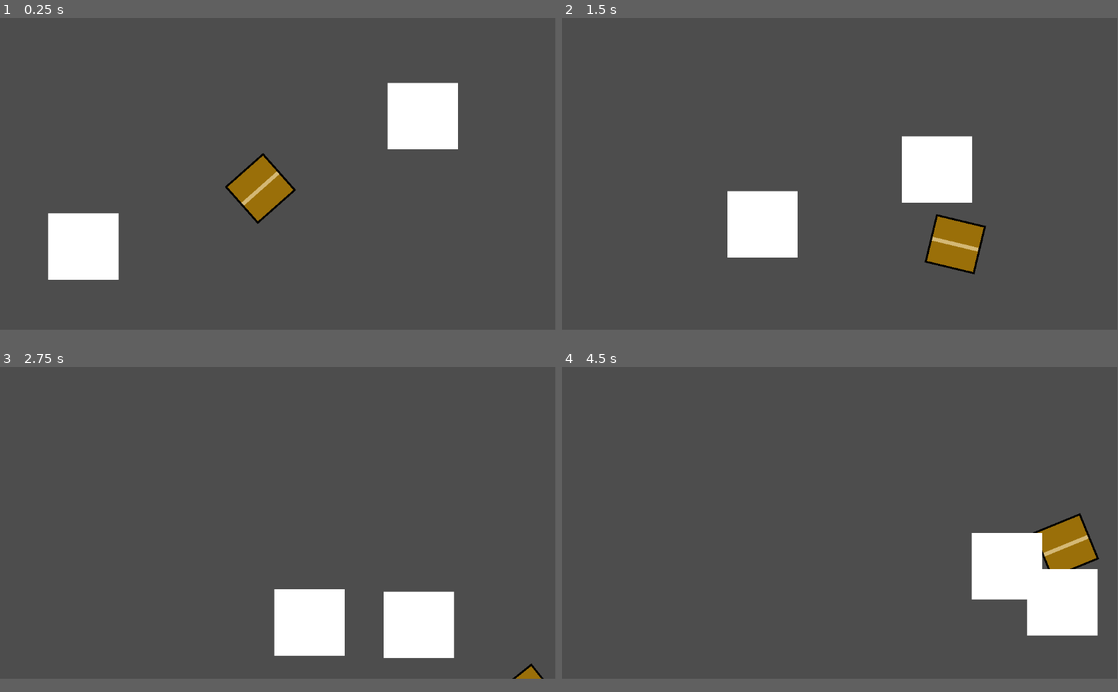
Above: before the commit, frames 1-4 (two rows, left to right).
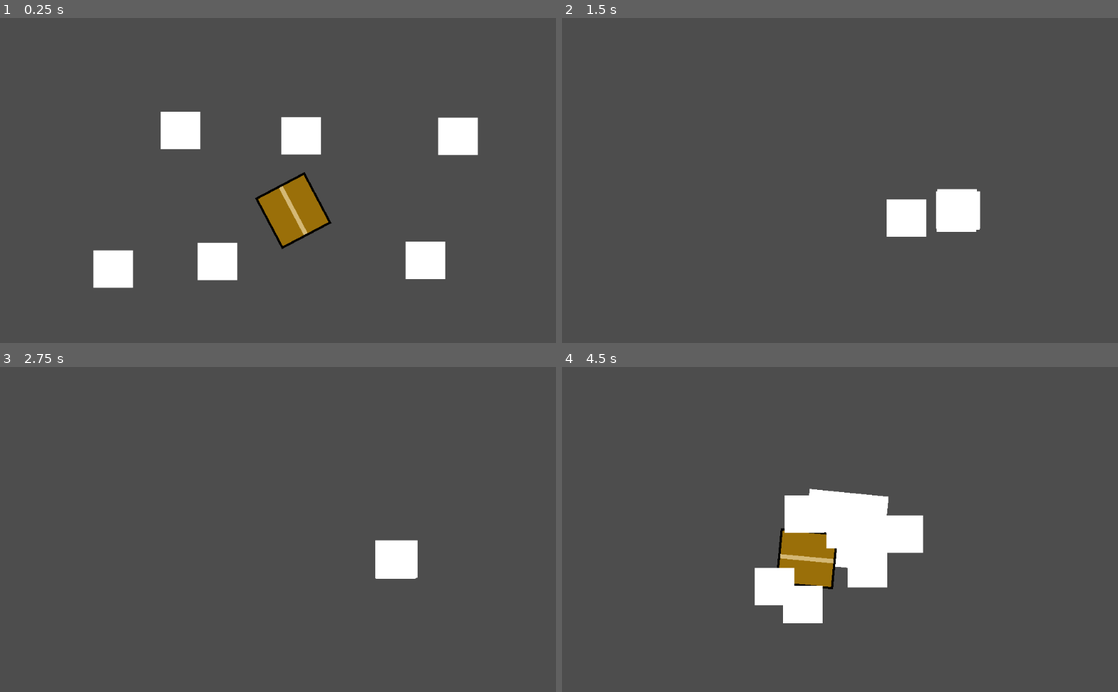
Above: after the commit, the same moments.

Repository: QuinnLeavitt/CSC-303-Final-Project
Game: Godot game, scene res://level/game.tscn
The game is run twice, just before and just after one commit, with the same random seed, the same clock (stepped at 60 frames per second) and the same inputs.
Inputs (mouse positions are in pixels of both pictures, inside the frame that each line leads up to):
- Up to frame 1 (0.25 s): no input
- Up to frame 2 (1.5 s): move the mouse to (962, 157) at 0.52 s; press the mouse at (962, 157) at 0.53 s; hold D (move_right) 0.53-1.28 s; move the mouse to (728, 190) at 1.27 s; release the mouse at (728, 190) at 1.28 s; hold S (move_backward) from 1.28 s (still down); click (728, 190) at 1.35 s
- Up to frame 3 (2.75 s): move the mouse to (333, 454) at 2.02 s; release S (move_backward) at 2.03 s; press the mouse at (333, 454) at 2.03 s; hold D (move_right) from 2.03 s (still down)
- Up to frame 4 (4.5 s): move the mouse to (812, 584) at 2.77 s; release D (move_right) at 2.78 s; release the mouse at (812, 584) at 2.78 s; hold W (move_forward) 2.78-3.5 s; click (812, 584) at 2.85 s; click (834, 529) at 3.5 s, where only the run after the commit has a clickable "RESTART"; move the mouse to (1006, 568) at 4.27 s; press the mouse at (1006, 568) at 4.28 s; hold A (move_left) from 4.28 s (still down)
In our replay, the window is 799x449 before the commit and 800x468 after it. These sizes can differ from the game's own. Grey fills any space a smaller window leaves; there, only what the larger window draws over its background counts as a difference.

The runs differ from the first frame. In frame 1, 11% of the frame differs, in the area x 8-86%, y 19-84%; in frame 2, 7.6%; in frame 3, 6.3%; in frame 4, 14%, in the area x 34-97%, y 37-83%.

Commit message:
add-enemy-and-player-death

Diff:
--- a/enemies/minions/basic_enemy.gd
+++ b/enemies/minions/basic_enemy.gd
@@ -1,10 +1,46 @@
-extends CharacterBody2D
+class_name Enemy extends CharacterBody2D
 
-@export var movement_speed = 200.0
+@export var movement_speed = 350.0
+@export var health = 20
 
 @onready var player = get_tree().get_first_node_in_group('player')
+@onready var sprite = $Sprite2D
+@onready var cshape = $CollisionShape2D
+@onready var hitbox = $HitBox
+var is_alive = true
+var is_player_hit = false
 
 func _physics_process(_delta):
 	var direction = global_position.direction_to(player.global_position)
 	velocity = direction*movement_speed
 	move_and_slide()
+
+func take_damage():
+	print('take damage')
+	if health >= 0:
+		health -= 20
+	else:
+		die()
+
+func die():
+	if (is_alive==true):
+		player.heal(20)
+		print("ded")
+		queue_free()
+
+
+
+func _on_hit_box_body_entered(body):
+	if body is Player:
+		is_player_hit = true
+		while(is_player_hit and player.is_alive):
+			await get_tree().create_timer(.2).timeout
+			print('hitting player')
+			var playerBody = body
+			playerBody.take_damage()
+
+
+func _on_hit_box_body_exited(body):
+	if body is Player:
+		is_player_hit = false
+		print('player out of range')
--- a/enemies/minions/basic_enemy.tscn
+++ b/enemies/minions/basic_enemy.tscn
@@ -6,7 +6,12 @@
 [sub_resource type="CircleShape2D" id="CircleShape2D_ifvtx"]
 radius = 69.1158
 
+[sub_resource type="CircleShape2D" id="CircleShape2D_2upr0"]
+radius = 91.2688
+
 [node name="basic_enemy" type="CharacterBody2D"]
+collision_layer = 4
+collision_mask = 3
 motion_mode = 1
 script = ExtResource("1_j5nm7")
 
@@ -15,3 +20,16 @@
 
 [node name="CollisionShape2D" type="CollisionShape2D" parent="."]
 shape = SubResource("CircleShape2D_ifvtx")
+
+[node name="HitBox" type="Area2D" parent="."]
+position = Vector2(75, 1)
+rotation = -3.14159
+collision_layer = 4
+collision_mask = 2
+
+[node name="CollisionShape2D" type="CollisionShape2D" parent="HitBox"]
+position = Vector2(75, 0.999667)
+shape = SubResource("CircleShape2D_2upr0")
+
+[connection signal="body_entered" from="HitBox" to="." method="_on_hit_box_body_entered"]
+[connection signal="body_exited" from="HitBox" to="." method="_on_hit_box_body_exited"]
--- a/level/Game.gd
+++ b/level/Game.gd
@@ -1,5 +1,5 @@
 extends Node2D
-
+@onready var game_over_screen = $game_over_screen
 
 # Called when the node enters the scene tree for the first time.
 func _ready():
@@ -7,5 +7,9 @@
 
 
 # Called every frame. 'delta' is the elapsed time since the previous frame.
-func _process(delta):
+func _process(_delta):
 	pass
+
+func _on_player_died():
+	await get_tree().create_timer(2).timeout
+	game_over_screen.visible = true
--- a/level/game.tscn
+++ b/level/game.tscn
@@ -1,17 +1,41 @@
-[gd_scene load_steps=4 format=3 uid="uid://bfaf3elpkgo64"]
+[gd_scene load_steps=5 format=3 uid="uid://bfaf3elpkgo64"]
 
 [ext_resource type="Script" path="res://level/Game.gd" id="1_0dsc7"]
 [ext_resource type="PackedScene" uid="uid://b0gtlja0y4b4h" path="res://player/player.tscn" id="2_sdx0n"]
 [ext_resource type="PackedScene" uid="uid://1tql7gtnjy2l" path="res://enemies/minions/basic_enemy.tscn" id="3_gpv7n"]
+[ext_resource type="PackedScene" uid="uid://bbqtt1kclfkuh" path="res://ui/game_over_screen.tscn" id="4_relea"]
 
 [node name="Game" type="Node2D"]
 script = ExtResource("1_0dsc7")
 
-[node name="CharacterBody2D" parent="." instance=ExtResource("2_sdx0n")]
+[node name="player" parent="." instance=ExtResource("2_sdx0n")]
 position = Vector2(541, 355)
 
 [node name="basic_enemy" parent="." instance=ExtResource("3_gpv7n")]
 position = Vector2(125, 491)
+scale = Vector2(0.5, 0.5)
 
 [node name="basic_enemy2" parent="." instance=ExtResource("3_gpv7n")]
 position = Vector2(923, 183)
+scale = Vector2(0.5, 0.5)
+
+[node name="basic_enemy3" parent="." instance=ExtResource("3_gpv7n")]
+position = Vector2(865, 479)
+scale = Vector2(0.5, 0.5)
+
+[node name="basic_enemy4" parent="." instance=ExtResource("3_gpv7n")]
+position = Vector2(261, 157)
+scale = Vector2(0.5, 0.5)
+
+[node name="basic_enemy5" parent="." instance=ExtResource("3_gpv7n")]
+position = Vector2(563, 130)
+scale = Vector2(0.5, 0.5)
+
+[node name="basic_enemy6" parent="." instance=ExtResource("3_gpv7n")]
+position = Vector2(328, 498)
+scale = Vector2(0.5, 0.5)
+
+[node name="game_over_screen" parent="." instance=ExtResource("4_relea")]
+visible = false
+
+[connection signal="died" from="player" to="." method="_on_player_died"]
--- a/player/basic_punch.gd
+++ b/player/basic_punch.gd
@@ -7,3 +7,10 @@
 
 func _on_lifetime_timeout():
 	queue_free()
+
+func _on_body_entered(body):
+	print(body)
+	if body is Enemy:
+		print('hitting enemy')
+		var enemy = body
+		enemy.take_damage()
--- a/player/basic_punch.tscn
+++ b/player/basic_punch.tscn
@@ -4,11 +4,15 @@
 [ext_resource type="Texture2D" uid="uid://one6b4wog84m" path="res://assets/art/white_box.png" id="1_kjh5s"]
 
 [sub_resource type="RectangleShape2D" id="RectangleShape2D_y5qny"]
+size = Vector2(95.3333, 89.3333)
 
 [node name="Punch" type="Area2D"]
+collision_layer = 256
+collision_mask = 4
 script = ExtResource("1_7b3mb")
 
 [node name="CollisionShape2D" type="CollisionShape2D" parent="."]
+position = Vector2(0.499998, -1)
 scale = Vector2(1.5, 1.5)
 shape = SubResource("RectangleShape2D_y5qny")
 
@@ -16,4 +20,7 @@
 texture = ExtResource("1_kjh5s")
 
 [node name="Lifetime" type="Timer" parent="."]
-wait_time = 2.0
+wait_time = 0.1
+
+[connection signal="body_entered" from="." to="." method="_on_body_entered"]
+[connection signal="timeout" from="Lifetime" to="." method="_on_lifetime_timeout"]
--- a/player/player.gd
+++ b/player/player.gd
@@ -1,39 +1,46 @@
 class_name Player extends CharacterBody2D
 
+signal died
+
 @export var fire_rate := 0.15
-@export var SPEED := 400.0
+@export var SPEED := 450.0
+@export var health := 100
 
 @onready var rightArm = $RightArm
 @onready var leftArm = $LeftArm
+@onready var sprite = $Sprite2D
+@onready var cshape = $CollisionShape2D
 
 
 var punch_scene = preload("res://player/basic_punch.tscn")
 
 var is_alive = true
 var shoot_cd = false
+var punch_sequence = 0
 
 
 # Get the gravity from the project settings to be synced with RigidBody nodes.
 
-func _physics_process(delta):
+func _physics_process(_delta):
 
 	# Get the input direction and handle the movement/deceleration.
 	# As good practice, you should replace UI actions with custom gameplay actions.
-	var dirX = Input.get_axis("move_left", "move_right")
+	if is_alive:
+		var dirX = Input.get_axis("move_left", "move_right")
 
-	if dirX:
-		velocity.x = dirX * SPEED
-	else:
-		velocity.x = move_toward(velocity.x, 0, SPEED)
-	var dirY = Input.get_axis("move_forward", "move_backward")
-	if dirY:
-		velocity.y = dirY * SPEED
-	else:
-		velocity.y = move_toward(velocity.y, 0, SPEED)
+		if dirX:
+			velocity.x = dirX * SPEED
+		else:
+			velocity.x = move_toward(velocity.x, 0, SPEED)
+		var dirY = Input.get_axis("move_forward", "move_backward")
+		if dirY:
+			velocity.y = dirY * SPEED
+		else:
+			velocity.y = move_toward(velocity.y, 0, SPEED)
 
-	move_and_slide()
+		move_and_slide()
 
-func _process(delta):
+func _process(_delta):
 	if !is_alive: return
 
 	if Input.is_action_pressed("punch"):
@@ -43,8 +50,36 @@
 			await get_tree().create_timer(fire_rate).timeout
 			shoot_cd = false
 	look_at(get_global_mouse_position())
+
 func throwPunch():
-	print("punch!")
 	var p = punch_scene.instantiate()
-	p.global_position = rightArm.global_position
+	get_tree().root.get_child(0).add_child(p)
+	if(punch_sequence == 0):
+		p.global_position = rightArm.global_position
+		punch_sequence = 1
+	else:
+		p.global_position = leftArm.global_position
+		punch_sequence = 0
+
 	p.rotation = rotation
+
+func take_damage():
+	if health > 0:
+		health -= 20
+		print("taking damage")
+		print(health)
+	else:
+		die()
+
+func heal(healValue):
+	if health > 0 and health < 100:
+		health += healValue
+		print("healing")
+		print(health)
+
+func die():
+	if (is_alive==true):
+		is_alive = false
+		sprite.visible = false
+		cshape.set_deferred("disabled", true)
+		emit_signal("died")
--- a/player/player.tscn
+++ b/player/player.tscn
@@ -1,12 +1,15 @@
-[gd_scene load_steps=4 format=3 uid="uid://b0gtlja0y4b4h"]
+[gd_scene load_steps=5 format=3 uid="uid://b0gtlja0y4b4h"]
 
 [ext_resource type="Script" path="res://player/player.gd" id="1_rkbbc"]
 [ext_resource type="Texture2D" uid="uid://cp4fv1b4wmqi8" path="res://assets/art/Box.png" id="2_cm8hs"]
+[ext_resource type="PackedScene" uid="uid://bbqtt1kclfkuh" path="res://ui/game_over_screen.tscn" id="3_ffodx"]
 
 [sub_resource type="CircleShape2D" id="CircleShape2D_gg7xa"]
 radius = 10.018
 
 [node name="CharacterBody2D" type="CharacterBody2D" groups=["player"]]
+collision_layer = 2
+collision_mask = 25
 motion_mode = 1
 script = ExtResource("1_rkbbc")
 
@@ -22,7 +25,10 @@
 texture = ExtResource("2_cm8hs")
 
 [node name="RightArm" type="Node2D" parent="."]
-position = Vector2(-50, -58)
+position = Vector2(56, 60)
 
 [node name="LeftArm" type="Node2D" parent="."]
-position = Vector2(50, -58)
+position = Vector2(58, -60)
+
+[node name="GameOverScreen" parent="." instance=ExtResource("3_ffodx")]
+visible = false
--- a/project.godot
+++ b/project.godot
@@ -14,6 +14,12 @@
 run/main_scene="res://level/game.tscn"
 config/features=PackedStringArray("4.0", "GL Compatibility")
 config/icon="res://icon.svg"
+
+[display]
+
+window/size/viewport_width=1024
+window/size/viewport_height=600
+window/size/resizable=false
 
 [input]
 
@@ -43,6 +49,14 @@
 ]
 }
 
+[layer_names]
+
+2d_physics/layer_1="world"
+2d_physics/layer_2="player"
+2d_physics/layer_3="enemy"
+2d_physics/layer_4="projectile"
+2d_physics/layer_5="fist"
+
 [rendering]
 
 renderer/rendering_method="gl_compatibility"
--- /dev/null
+++ b/ui/game_over_screen.gd
@@ -0,0 +1,6 @@
+extends Control
+
+
+
+func _on_restart_button_pressed():
+	get_tree().reload_current_scene()
--- /dev/null
+++ b/ui/game_over_screen.tscn
@@ -0,0 +1,34 @@
+[gd_scene load_steps=3 format=3 uid="uid://bbqtt1kclfkuh"]
+
+[ext_resource type="Script" path="res://ui/game_over_screen.gd" id="1_k1bo4"]
+
+[sub_resource type="LabelSettings" id="LabelSettings_d5a4d"]
+font_size = 64
+
+[node name="game_over_screen" type="Control"]
+layout_mode = 3
+anchors_preset = 15
+anchor_right = 1.0
+anchor_bottom = 1.0
+grow_horizontal = 2
+grow_vertical = 2
+script = ExtResource("1_k1bo4")
+
+[node name="GameOver" type="Label" parent="."]
+layout_mode = 0
+offset_left = 336.0
+offset_top = 199.0
+offset_right = 672.0
+offset_bottom = 290.0
+text = "GAME OVER"
+label_settings = SubResource("LabelSettings_d5a4d")
+
+[node name="RestartButton" type="Button" parent="."]
+layout_mode = 0
+offset_left = 451.0
+offset_top = 289.0
+offset_right = 556.0
+offset_bottom = 336.0
+text = "RESTART"
+
+[connection signal="pressed" from="RestartButton" to="." method="_on_restart_button_pressed"]
Not shown: 1 places in enemies/minions/basic_enemy.tscn that only renumber resources
Not shown, added: export_presets.cfg
Renamed: hud/hud.tscn -> ui/hud.tscn
Not shown, changed: .gitignore
